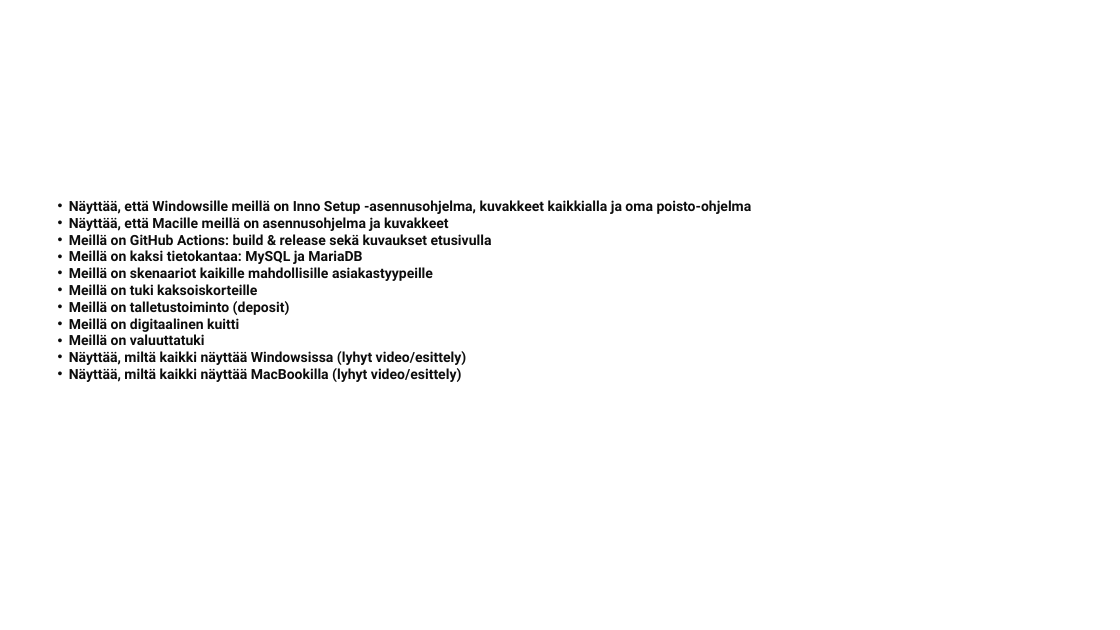
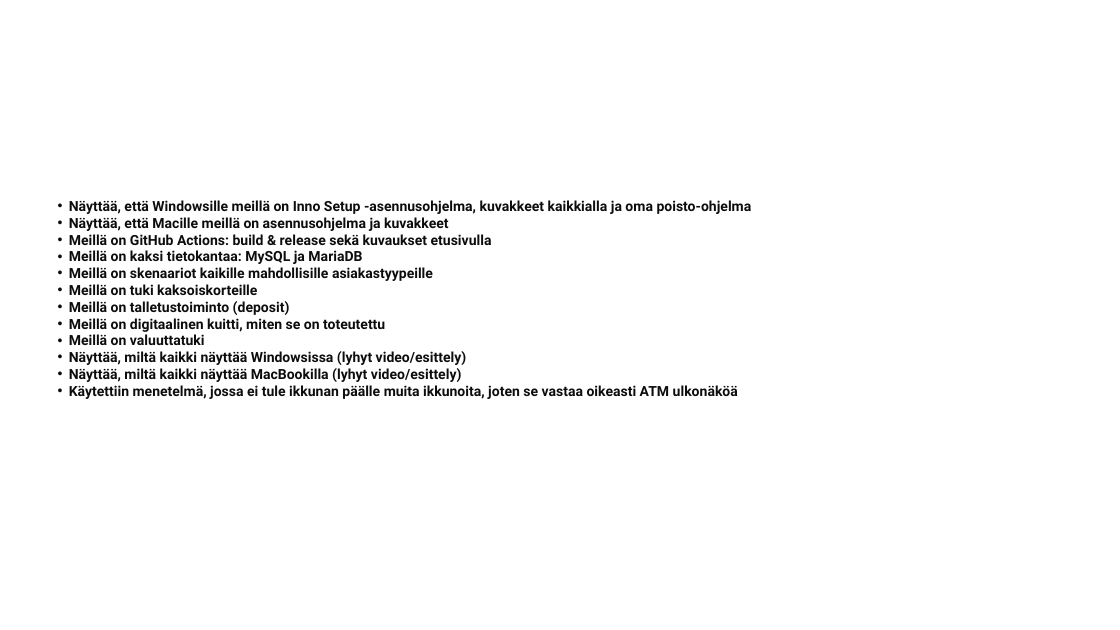
Before and after one commit to 25kmo-project/group_15, a slide deck: slide 2 of Bank_App_Presentation_Group_15.pptx. Drawn at 1120x630 pixels with LibreOffice and Linux fonts; fonts in the diff are those of the drawing; background and template pictures are left out. Boxes give left, top, right and bottom in pixels: in the first picture for what was removed or moved away, otherwise in the second. Text is boxed around its words. In the diff, an @@ line names an element or a change of style, - is before the commit and + after.

```diff
--- a/Bank_App_Presentation_Group_15.pptx
+++ b/Bank_App_Presentation_Group_15.pptx
@@ text at (69,318,385,332): text changed @@
-• Meillä on digitaalinen kuitti
+• Meillä on digitaalinen kuitti, miten se on toteutettu
@@ text at (69,385,738,399): paragraph added @@
+• Käytettiin menetelmä, jossa ei tule ikkunan päälle muita ikkunoita, joten se vastaa oikeasti ATM ulkonäköä
```
Also in this commit, not shown: 1 other slide changed, 1 other file.
